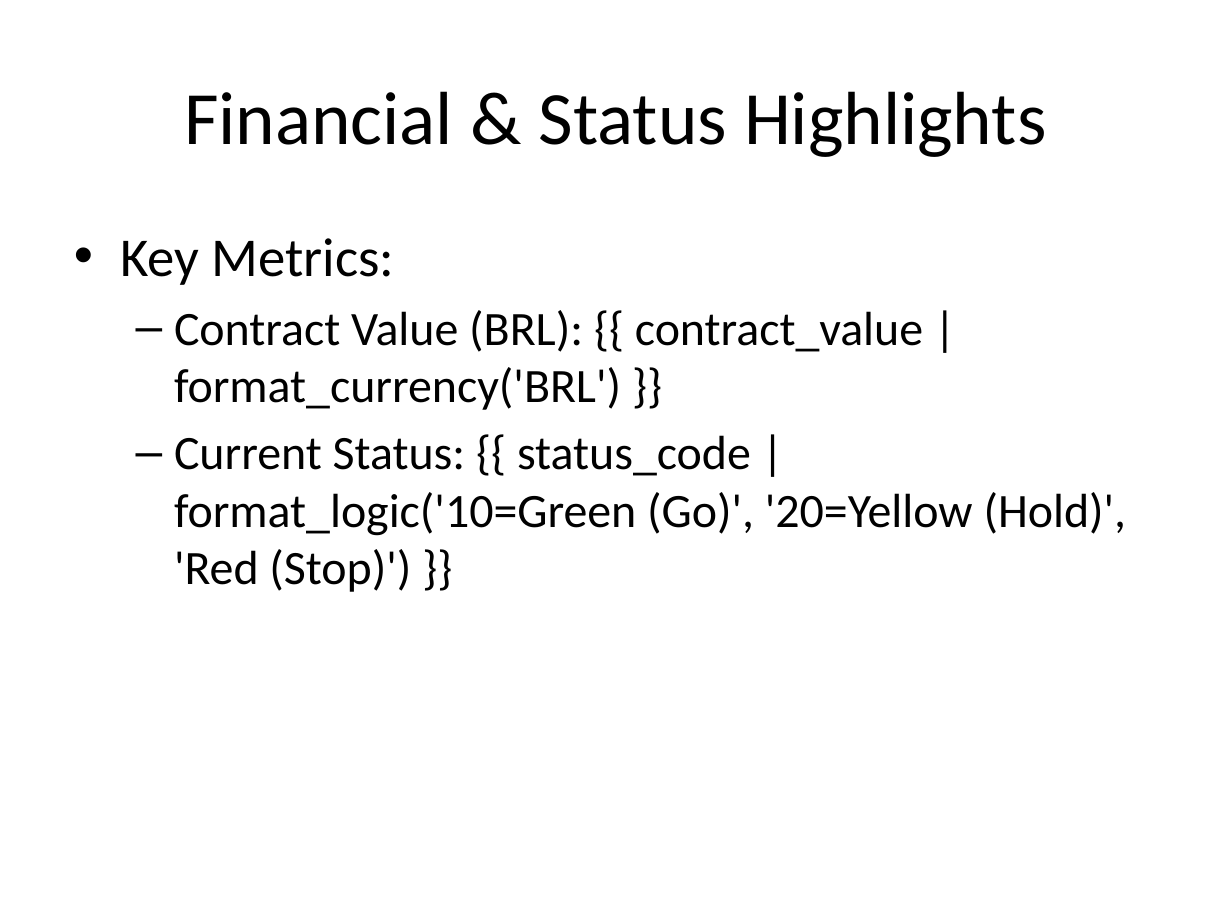
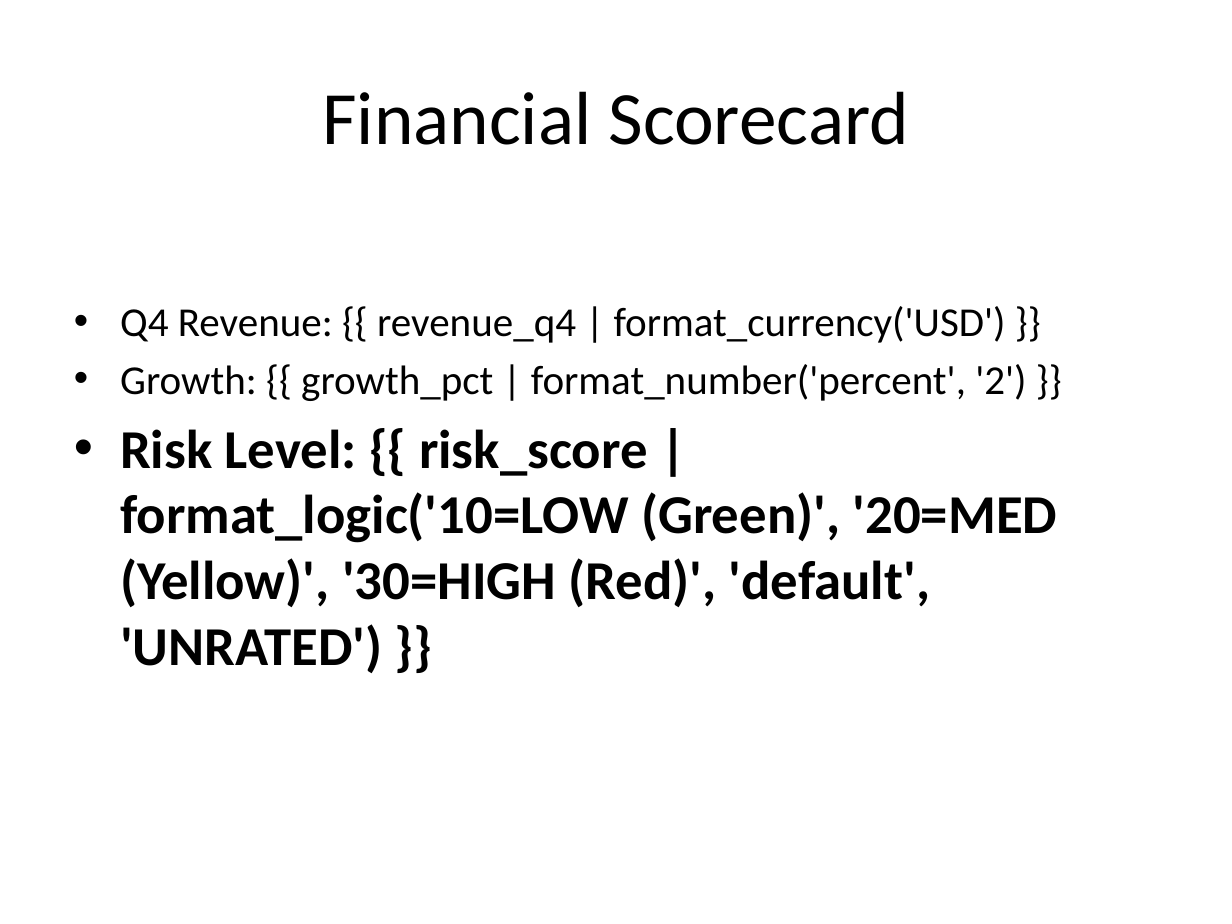
Before and after one commit to rubensbraz/LogicPaper, a slide deck: slide 2 of data/mock_data/template_presentation.pptx. Drawn at 1232x924 pixels with LibreOffice and Linux fonts; fonts in the diff are those of the drawing. Boxes give left, top, right and bottom in pixels: in the first picture for what was removed or moved away, otherwise in the second. Text is boxed around its words. In the diff, an @@ line names an element or a change of style, - is before the commit and + after.

```diff
--- a/data/mock_data/template_presentation.pptx
+++ b/data/mock_data/template_presentation.pptx
@@ title at (x1=322, y1=91, x2=909, y2=145): text changed @@
-Financial & Status Highlights
+Financial Scorecard
@@ text at (x1=120, y1=306, x2=1058, y2=673): text changed; size 28 to 32 pt; bold on @@
-• Key Metrics:
-  – Contract Value (BRL): {{ contract_value | format_currency('BRL') }}
-  – Current Status: {{ status_code | format_logic('10=Green (Go)', '20=Yellow (Hold)', 'Red (Stop)') }}
+• Q4 Revenue: {{ revenue_q4 | format_currency('USD') }}
+• Growth: {{ growth_pct | format_number('percent', '2') }}
+• Risk Level: {{ risk_score | format_logic('10=LOW (Green)', '20=MED (Yellow)', '30=HIGH (Red)', 'default', 'UNRATED') }}
```
Also in this commit, not shown: 1 other slide changed, 1 slide removed, 7 other files.
